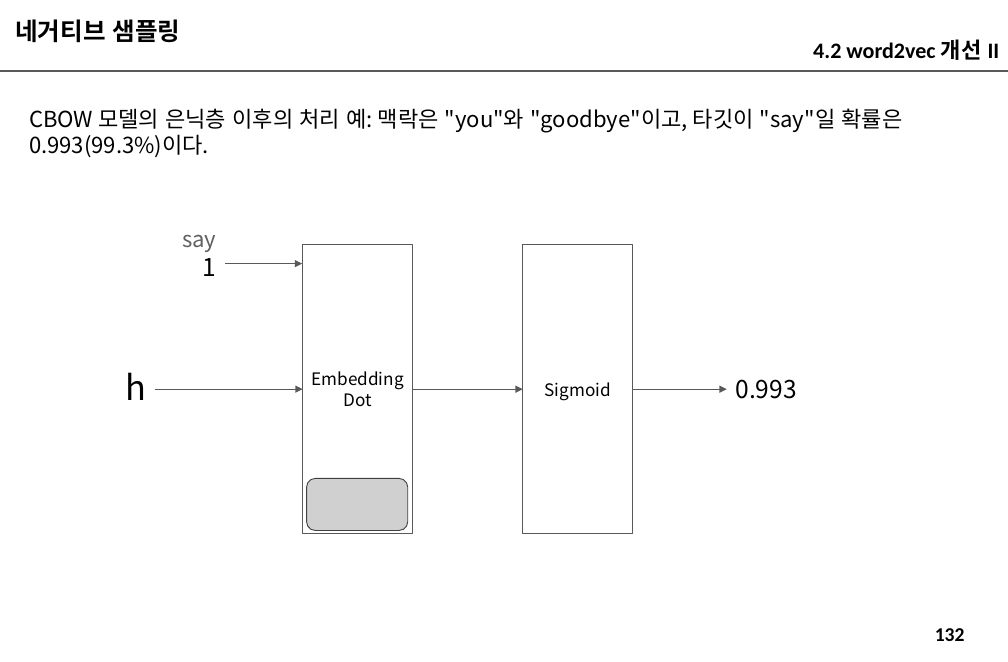
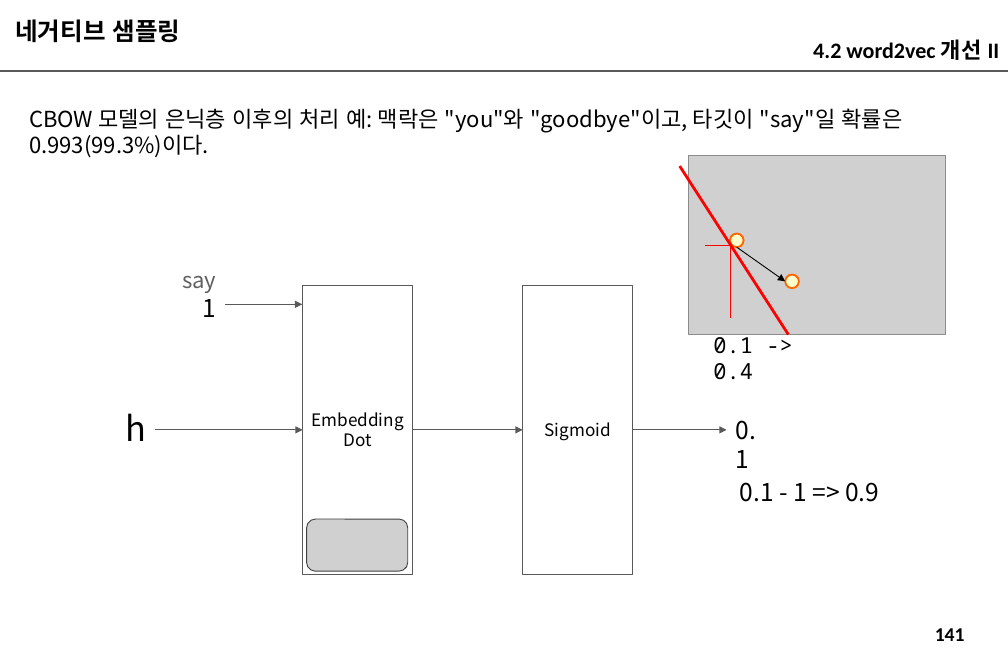
Before and after one commit to imguru-mooc/nlp_week, a slide deck: slide 141 of 인공지능_자연어처리_2_판서.pptx (slide 132 before the commit). Drawn at 1008x662 pixels with LibreOffice and Linux fonts; fonts in the diff are those of the drawing; grey boxes stand for pictures. Boxes give left, top, right and bottom in pixels: in the first picture for what was removed or moved away, otherwise in the second. Text is boxed around its words. In the diff, an @@ line names an element or a change of style, - is before the commit and + after.

```diff
--- a/인공지능_자연어처리_2_판서.pptx
+++ b/인공지능_자연어처리_2_판서.pptx
@@ line added from (680, 166) to (788, 335), #FF0000 2.25 pt @@
@@ picture added at (688, 155, 946, 335) @@
@@ ellipse added at (730, 234, 743, 247), fill #FFFFCC, outline #FF6600 1.5 pt @@
@@ line added from (731, 245) to (704, 245), #FF0000 0.75 pt @@
@@ line added from (731, 318) to (731, 245), #FF0000 0.75 pt @@
@@ arrow added from (737, 247) to (785, 282), #000000 0.75 pt @@
@@ ellipse added at (785, 275, 798, 288), fill #FFFFCC, outline #FF6600 1.5 pt @@
@@ text added at (713, 333, 753, 380), 18 pt, text #000000 @@
+0.1 -> 0.4
@@ 4 arrows, 2 rectangles, 2 texts, 1 picture: place and size @@
-4 arrows, 2 rectangles, 2 texts, 1 picture at (126, 235, 726, 534)
+4 arrows, 2 rectangles, 2 texts, 1 picture at (126, 276, 726, 575)
@@ text at (735, 420, 755, 468): text changed @@
-0.993
+0.1
@@ text added at (740, 482, 879, 502), 20 pt, text #000000 @@
+0.1 - 1 => 0.9
@@ page number at (935, 628, 965, 641): text changed @@
-132
+141
```
Also in this commit, not shown: 19 other slides changed, 10 slides added.
